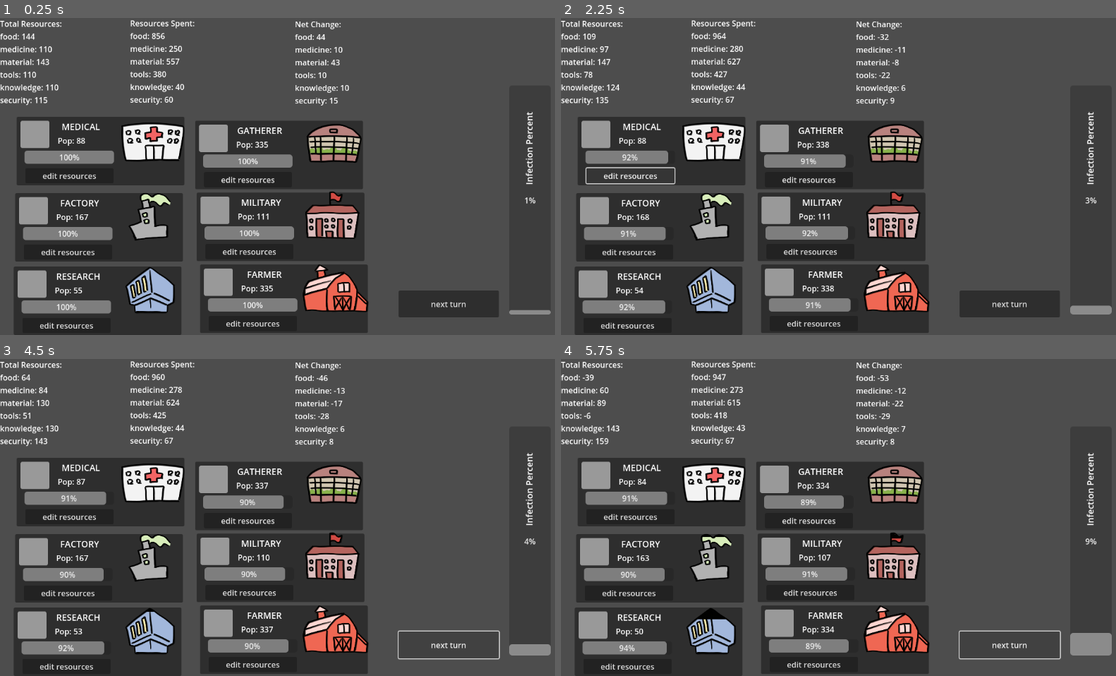
Above: before the commit, frames 1-4 (two rows, left to right).
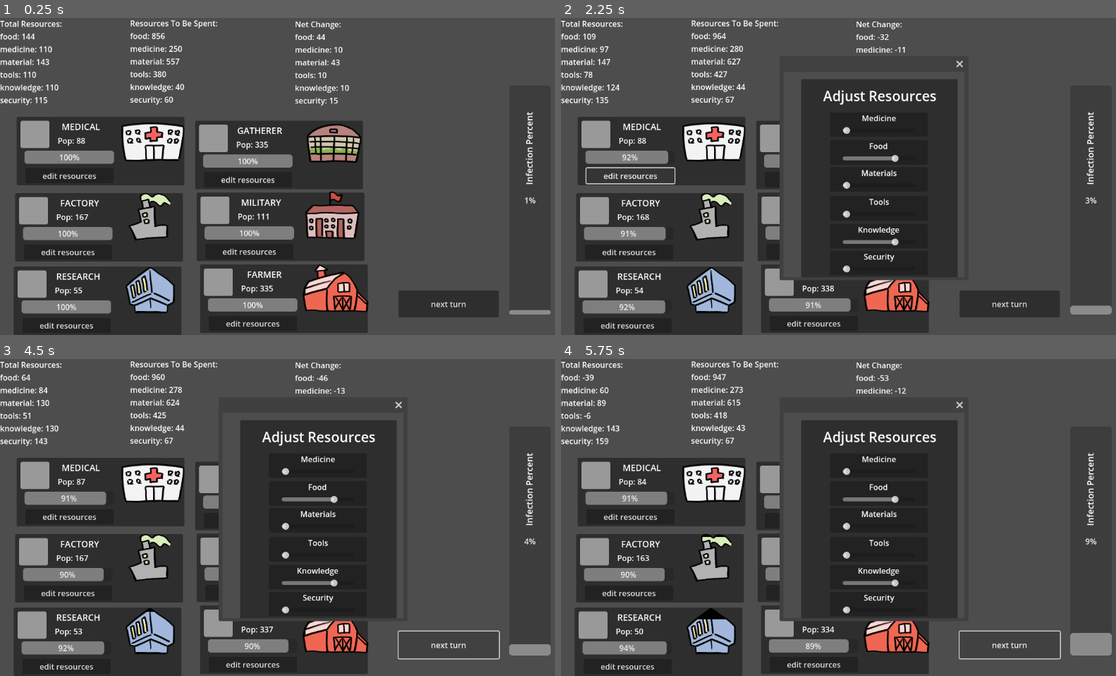
Above: after the commit, the same moments.

Repository: jaxonRuiz/CMPM170-Prototype2
Game: Godot game, scene res://Scenes/main.tscn
Same seed, same stepped clock (60 frames per second), same inputs: the game is played once before the commit and once after it.
Inputs:
- Up to frame 1 (0.25 s): no input
- Up to frame 2 (2.25 s): click "next turn" at 0.5 s; click "next turn" at 1.25 s; click "edit resources" at 2 s
- Up to frame 3 (4.5 s): click "edit resources" at 2.75 s; click "edit resources" at 3.5 s; click "next turn" at 4.25 s
- Up to frame 4 (5.75 s): tap Enter at 5 s; hold Space (next_turn) from 5.03 s (still down)

The runs differ from the first frame. In frame 1, less than 0.1% of the frame differs, in the area x 30-40%, y 0-4%; in frame 2, 12%, in the area x 30-73%, y 0-83%; in frame 3, 12%; in frame 4, 12%.
Error before the commit: Parse Error: Identifier "sec_slide" not declared in the current scope. (res://Scenes/popupWindow.gd:65)

Commit message:
extra adjustments

Diff:
--- a/Scenes/popupWindow.gd
+++ b/Scenes/popupWindow.gd
@@ -46,35 +46,39 @@
 
 func setMaxValues(resources:Dictionary):
 	if resources.has("medicine"):
-		med_slide.max_value = resources["medicine"]
+		med_slide.max_value = resources["medicine"] * 1.2
 	else:
-		med_slide.max_value = 0
+		med_slide.max_value = 1
 	if resources.has("tools"):
-		tools_slide.max_value = resources["tools"]
+		tools_slide.max_value = resources["tools"] * 1.2
 	else:
-		tools_slide.max_value = 0
+		tools_slide.max_value = 1
 	if resources.has("food"):
-		food_slide.max_value = resources["food"]
+		food_slide.max_value = resources["food"] * 1.2
 	else:
-		food_slide.max_value = 0
+		food_slide.max_value = 1
 	if resources.has("materials"):
-		mat_slide.max_value = resources["materials"]
+		mat_slide.max_value = resources["materials"] * 1.2
 	else:
-		mat_slide.max_value = 0
+		mat_slide.max_value = 1
 	if resources.has("security"):
-		sec_slide.max_value = resources["security"]
+		secu_slide.max_value = resources["security"] * 1.2
 	else:
-		sec_slide.max_value = 0
+		secu_slide.max_value = 1
 	if resources.has("knowledge"):
-		know_slide.max_value = resources["knowledge"]
+		know_slide.max_value = resources["knowledge"] * 1.2
 	else:
-		know_slide.max_value = 0
+		know_slide.max_value = 1
 
 
 func getResourceValues():
 	var resources = {};
 	resources["medicine"] = med_slide.value;
 	resources["food"] = food_slide.value
+	resources["tools"] = tools_slide.value
+	resources["material"] = mat_slide.value
+	resources["knowledge"] = know_slide.value
+	resources["security"] = secu_slide.value
 
 	print(resources);
 	return resources;
--- a/Scripts/main.gd
+++ b/Scripts/main.gd
@@ -59,7 +59,6 @@
 			_:
 				print("??")
 
-	#groups[0].setInput({"material": 100, "food": 100, "knowledge": 100}); #manual for now
 	for group in groups:
 		group.setInput(group.expected_input);
 	processTurn();
@@ -96,7 +95,8 @@
 
 # should be called everytime user enters an input to resources.
 func updateAllocatedResources():
-	var out:String = "Resources Spent:\n";
+	print("update")
+	var out:String = "Resources To Be Spent:\n";
 	var alloc = allocated_resoureces.duplicate();
 	for resource in alloc.keys():
 		out += resource + ": ";
@@ -158,4 +158,5 @@
 
 func _on_window_close_requested() -> void:
 	groups[currentGroupI].setInput($Window.getResourceValues());
+	updateAllocatedResources();
 	$Window.hide();
Not shown: 1 places in Scenes/main.tscn that only renumber resources
